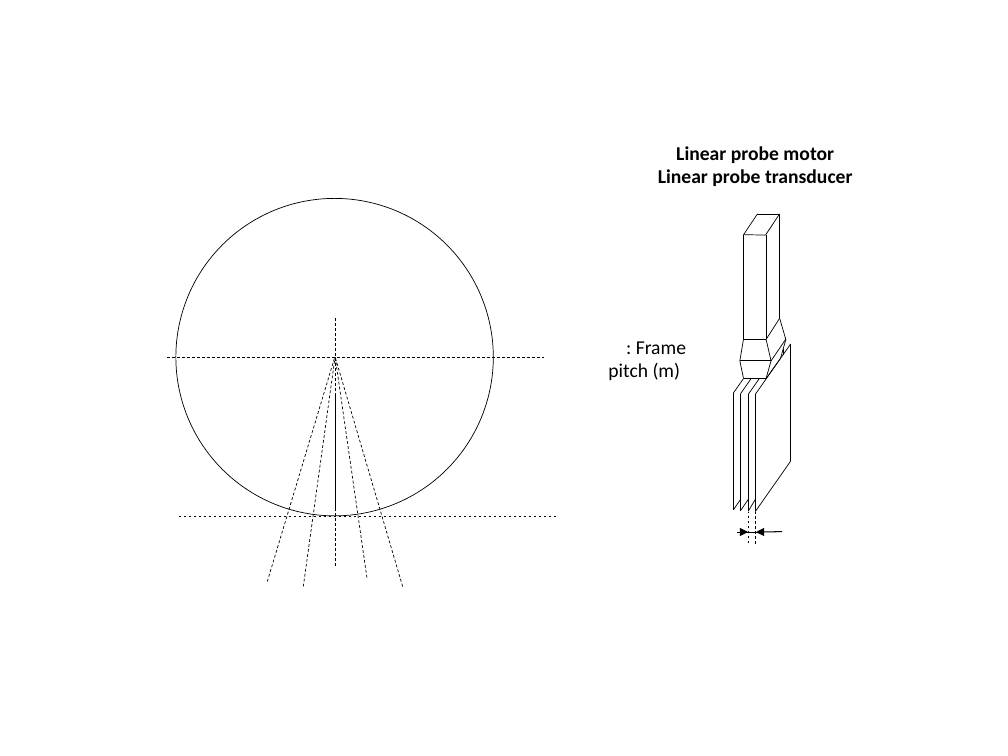
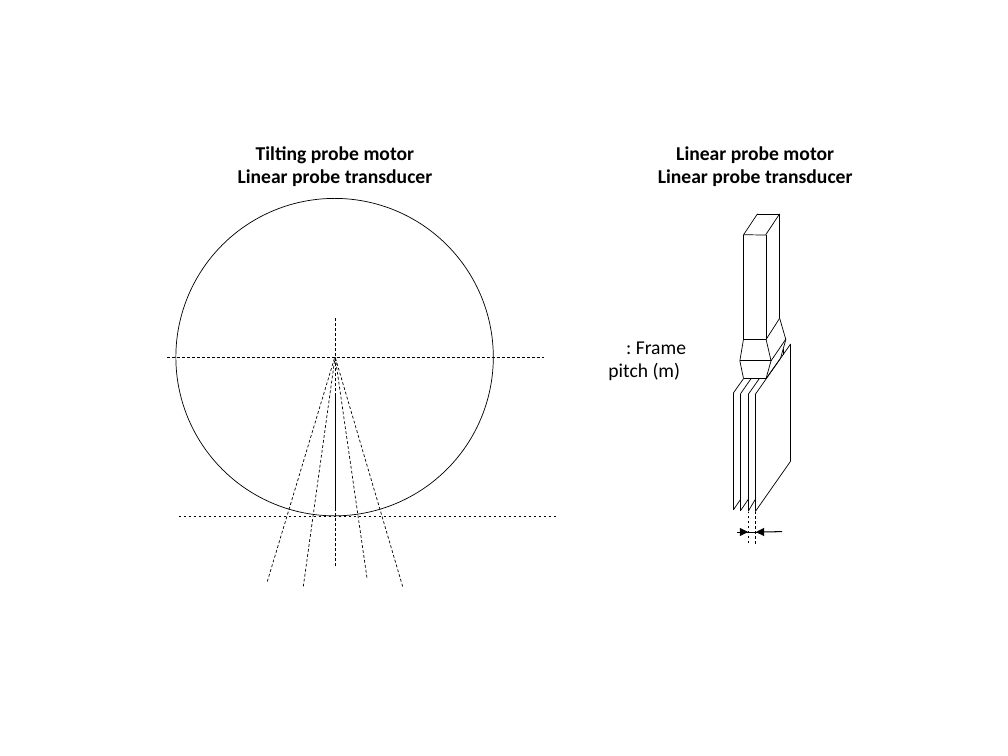
Before and after one commit to lagadic/ustk, a slide deck: slide 5 of doc/image/img-usProbeSettings.pptx. Drawn at 1008x756 pixels with LibreOffice and Linux fonts; fonts in the diff are those of the drawing; background and template pictures are left out. Boxes give left, top, right and bottom in pixels: in the first picture for what was removed or moved away, otherwise in the second. Text is boxed around its words. In the diff, an @@ line names an element or a change of style, - is before the commit and + after.

```diff
--- a/doc/image/img-usProbeSettings.pptx
+++ b/doc/image/img-usProbeSettings.pptx
@@ text added at bbox=[238, 146, 433, 186], 14 pt, text #000000, bold @@
+Tilting probe motor
+Linear probe transducer
```
Also in this commit, not shown: 4 other slides changed, 34 other files.
